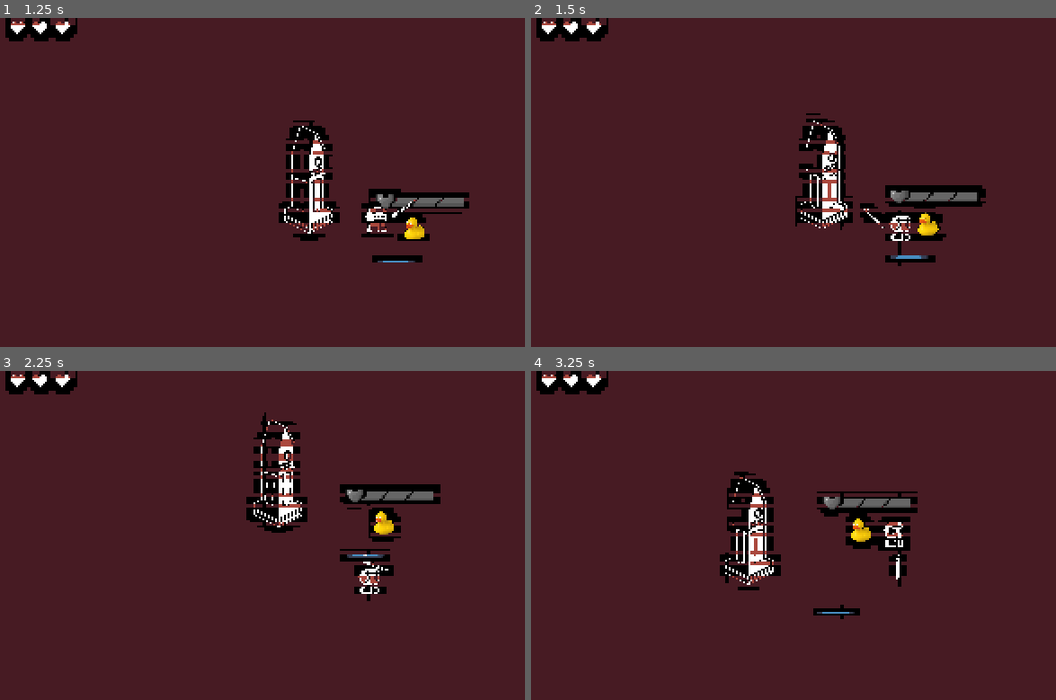
Above: before the commit, frames 1-4 (two rows, left to right).
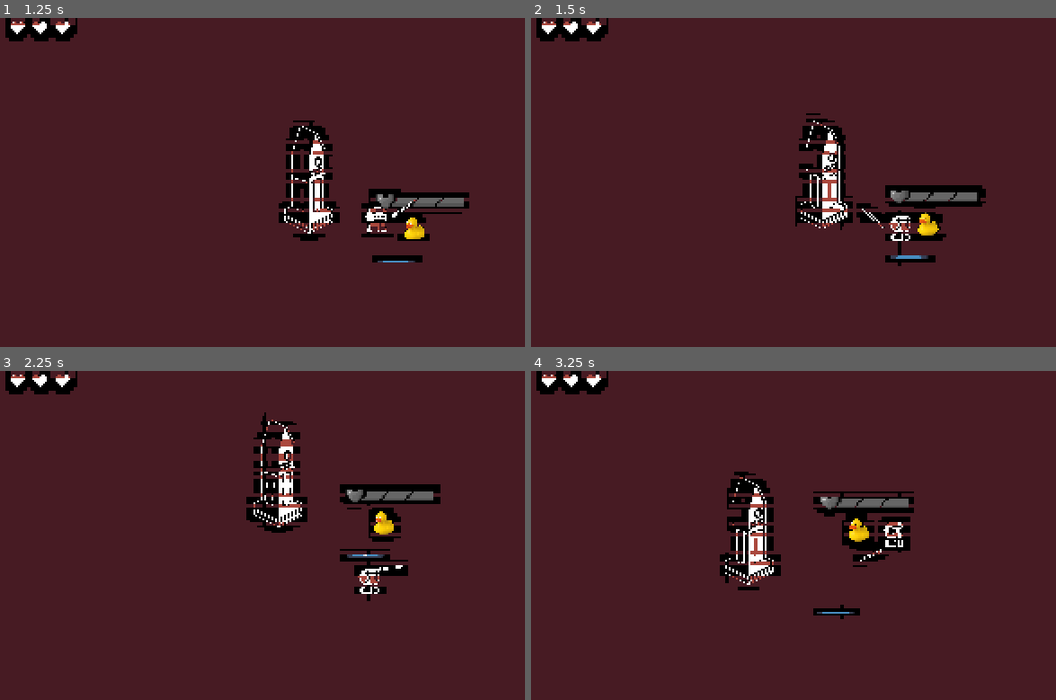
Above: after the commit, the same moments.

Repository: arrowira/shrine2Cjam
Game: Godot game, scene res://Scenes/main.tscn
Same seed, same stepped clock (60 frames per second), same inputs: the game is played once before the commit and once after it. The engine's default icon, where the game draws it, is replaced by a stand-in: a white triangle on a blue panel in a dark square.
Inputs (mouse positions are in pixels of both pictures, inside the frame that each line leads up to):
- Up to frame 1 (1.25 s): tap Enter at 0.5 s; move the mouse to (519, 198) at 0.52 s; hold Right (right) from 0.53 s (still down); click (519, 198) at 0.6 s
- Up to frame 2 (1.5 s): move the mouse to (746, 241) at 1.27 s; release Right (right) at 1.28 s; hold Down (down) from 1.28 s (still down); click (746, 241) at 1.35 s
- Up to frame 3 (2.25 s): move the mouse to (430, 482) at 2.02 s; release Down (down) at 2.03 s; hold Right (right) from 2.03 s (still down); right-click (430, 482) at 2.1 s
- Up to frame 4 (3.25 s): click (961, 482) at 2.3 s; move the mouse to (856, 653) at 2.77 s; release Right (right) at 2.78 s; hold Up (up) from 2.78 s (still down); tap Space (dash) at 2.85 s; click (856, 653) at 3.05 s

Frame 1 is identical in both runs. In frame 2, less than 0.1% of the frame differs, in the area x 61-67%, y 56-64%; in frame 3, 0.1%; in frame 4, 0.8%, in the area x 53-74%, y 36-66%.

Commit message:
sword slight polish

Diff:
--- a/shrine-jam/Scenes/player.tscn
+++ b/shrine-jam/Scenes/player.tscn
@@ -42,6 +42,8 @@
 zoom = Vector2(0.5, 0.5)
 position_smoothing_enabled = true
 script = ExtResource("3_6t5aa")
+
+[node name="Shaker" type="AnimationPlayer" parent="Camera2D" unique_id=11611825]
 
 [node name="SwordPivot" type="Node2D" parent="." unique_id=1820556017]
 script = ExtResource("4_vgqql")
--- a/shrine-jam/scripts/player.gd
+++ b/shrine-jam/scripts/player.gd
@@ -19,7 +19,7 @@
 		velocity += input * speed
 		velocity *= 0.8
 
-	if Input.is_action_just_pressed("attack") and $SwordPivot.returning==false:
+	if Input.is_action_just_pressed("attack") and ($SwordPivot/ReturnTimer.time_left < 0.1 or $SwordPivot.returning == false):
 		if $SwordPivot.attack == 2:
 			dash((get_global_mouse_position()-global_position).normalized(), 10, 5)
 		$SwordPivot.swing()
